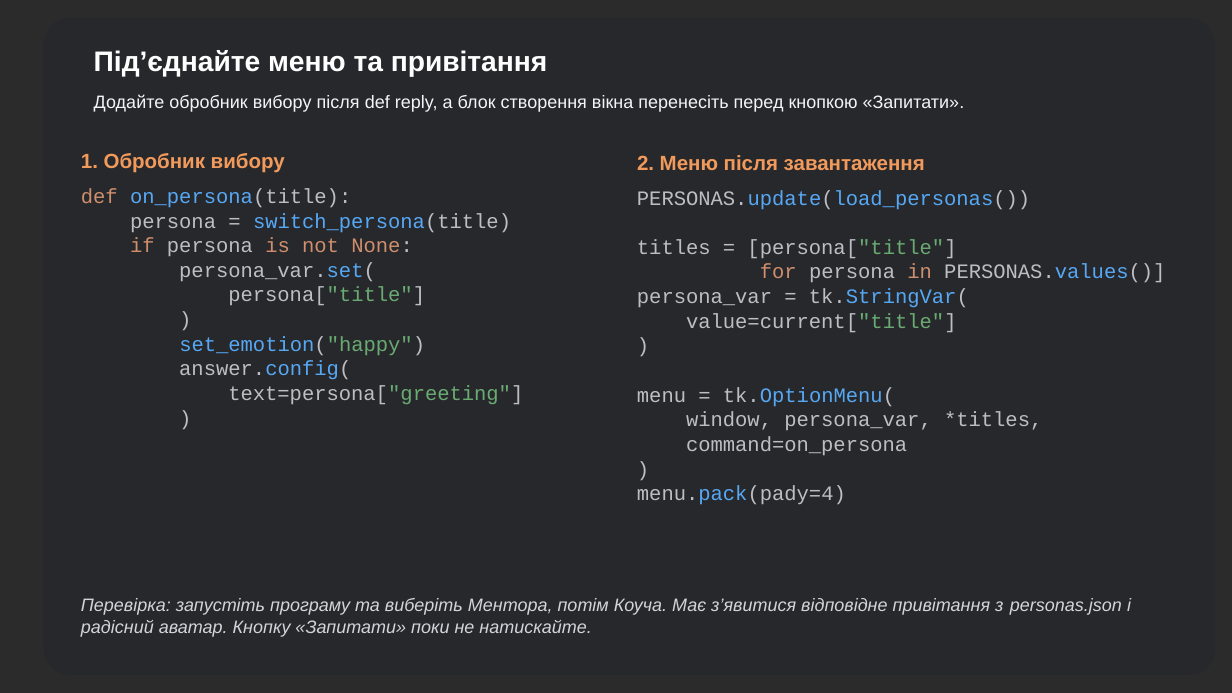
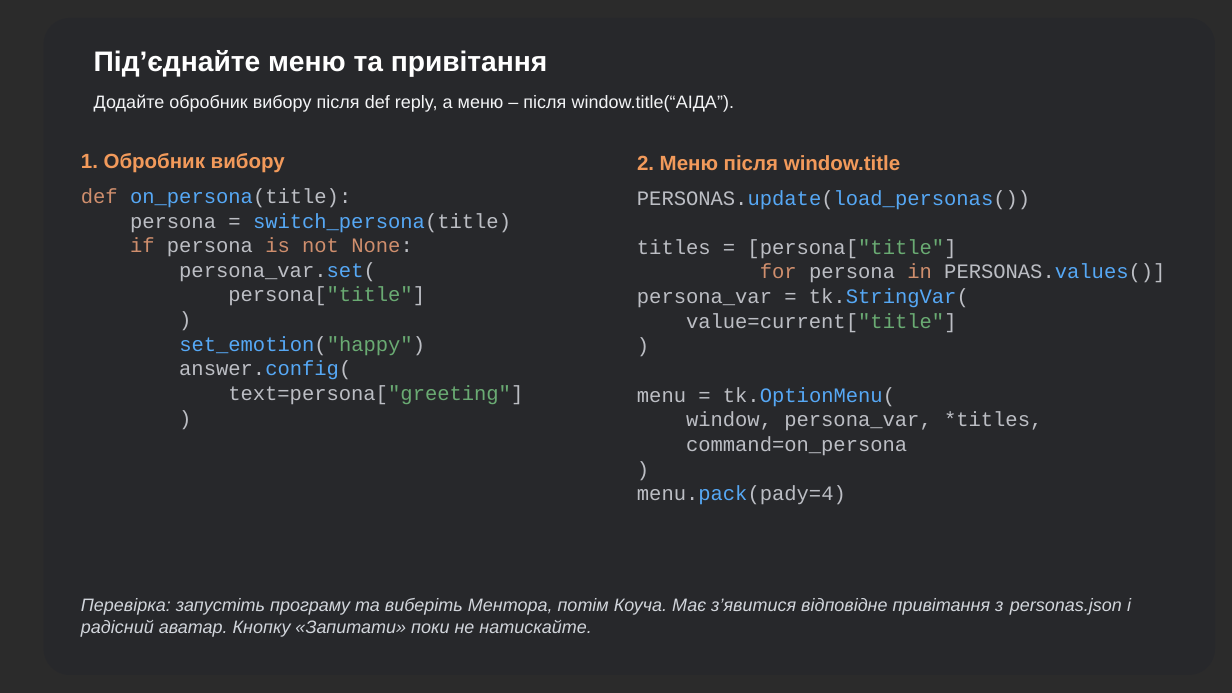
Before and after one commit to dmitriy-shtefan/ai-assistant-2026, a slide deck: slide 10 of заняття_10/Характер_і_особистість_асистента.pptx. Drawn at 1232x693 pixels with LibreOffice and Linux fonts; fonts in the diff are those of the drawing; background and template pictures are left out; a plain dark background stands for a picture behind light text. Boxes give left, top, right and bottom in pixels: in the first picture for what was removed or moved away, otherwise in the second. Text is boxed around its words. In the diff, an @@ line names an element or a change of style, - is before the commit and + after.

Commit message:
Update day-10 materials

```diff
--- a/заняття_10/Характер_і_особистість_асистента.pptx
+++ b/заняття_10/Характер_і_особистість_асистента.pptx
@@ text at <box>94,94,734,112</box>: text changed @@
-Додайте обробник вибору після def reply, а блок створення вікна перенесіть перед кнопкою «Запитати».
+Додайте обробник вибору після def reply, а меню – після window.title(“АІДА”).
@@ text at <box>637,155,900,170</box>: text changed @@
-2. Меню після завантаження
+2. Меню після window.title
```
